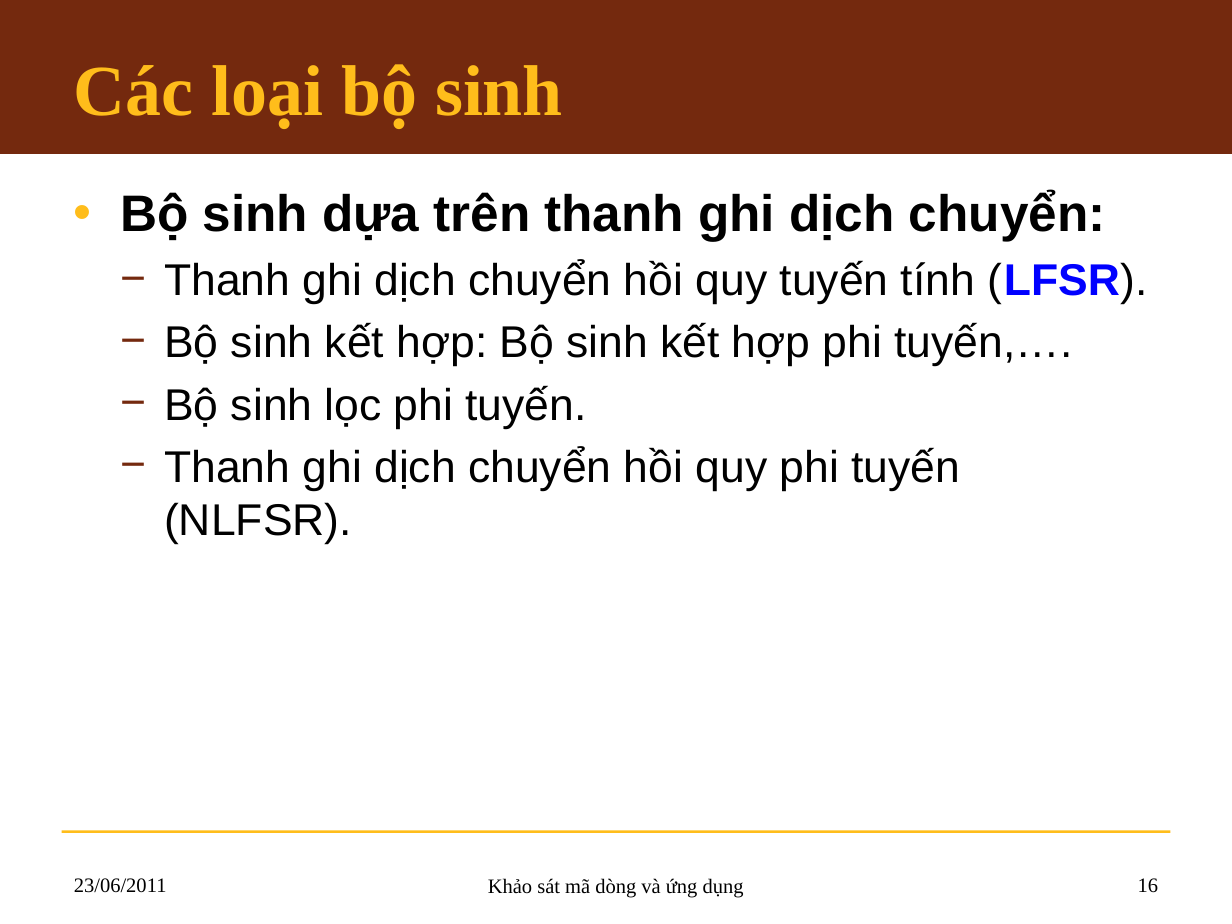
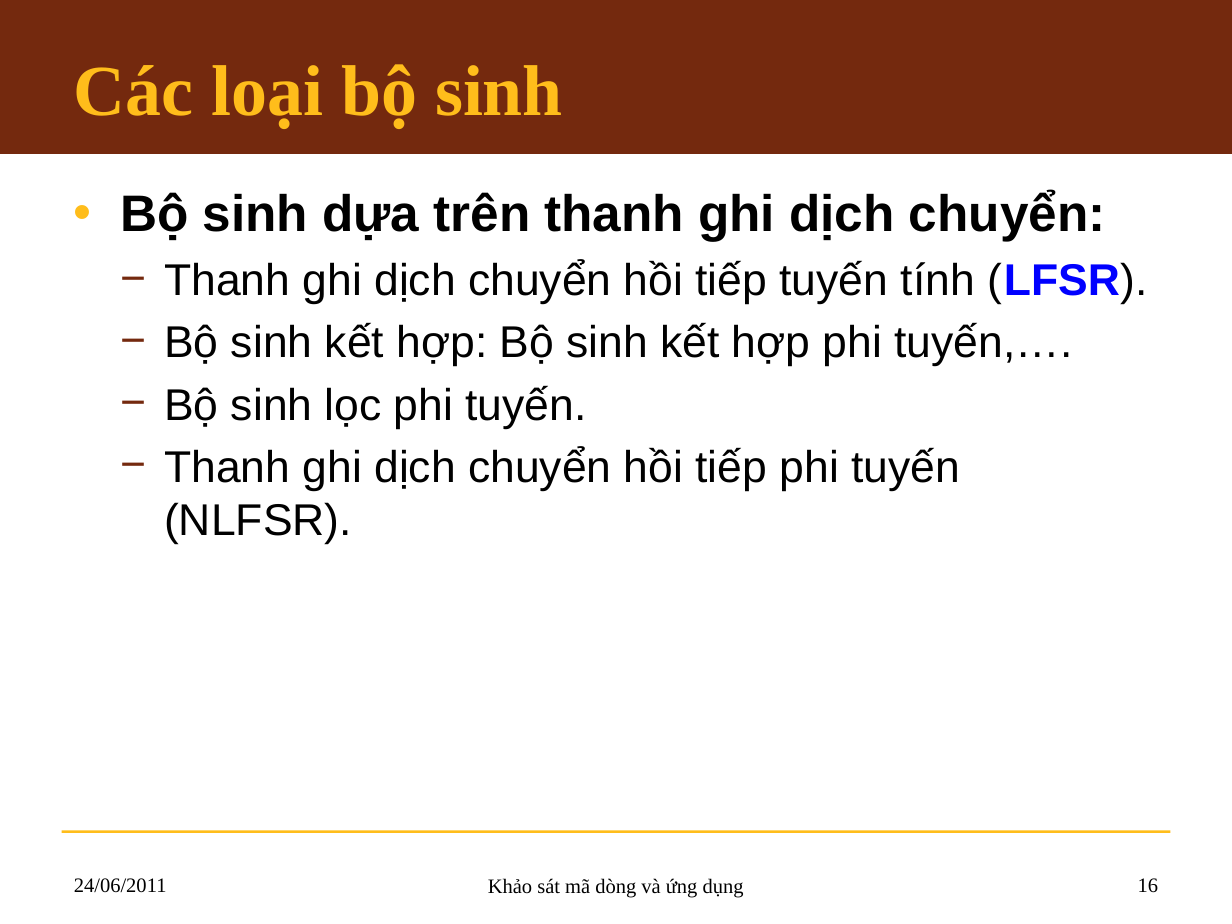
Before and after one commit to hemprasad/lvmm-sc, a slide deck: slide 16 of 7.Slide/KLTN_Slide.pptx. Drawn at 1232x924 pixels with LibreOffice and Linux fonts; fonts in the diff are those of the drawing; background and template pictures are left out. Boxes give left, top, right and bottom in pixels: in the first picture for what was removed or moved away, otherwise in the second. Text is boxed around its words. In the diff, an @@ line names an element or a change of style, - is before the commit and + after.

```diff
--- a/7.Slide/KLTN_Slide.pptx
+++ b/7.Slide/KLTN_Slide.pptx
@@ text at box(164, 260, 1147, 304): text changed @@
-  − Thanh ghi dịch chuyển hồi quy tuyến tính (LFSR).
+  − Thanh ghi dịch chuyển hồi tiếp tuyến tính (LFSR).
@@ text at box(164, 447, 960, 544): text changed @@
-  − Thanh ghi dịch chuyển hồi quy phi tuyến (NLFSR).
+  − Thanh ghi dịch chuyển hồi tiếp phi tuyến (NLFSR).
@@ text at box(74, 878, 167, 893): text changed @@
-23/06/2011
+24/06/2011
```
Also in this commit, not shown: 70 other slides changed, 1 other file.
